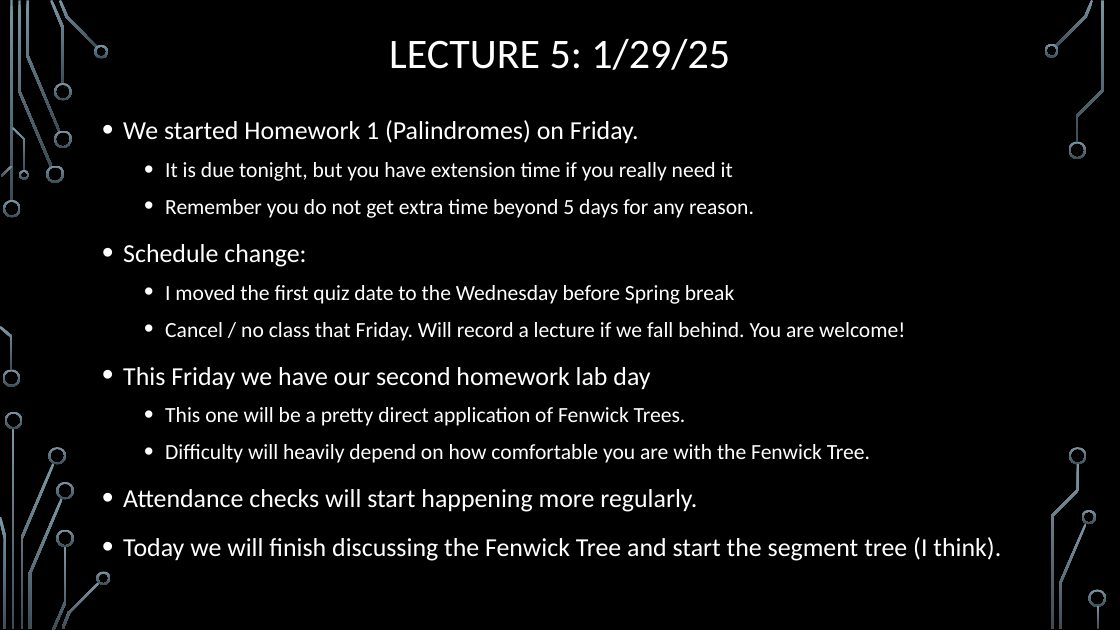
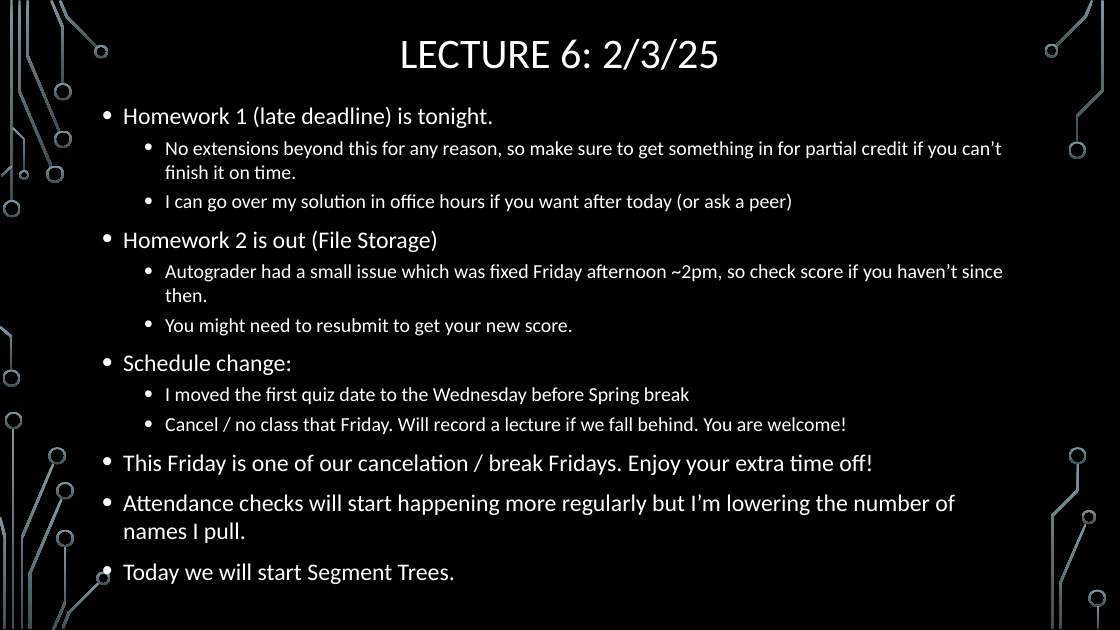
Before and after one commit to janiceeguo/advAlgo, a slide deck: slide 5 of slides/00-DailyAnnouncements.pptx. Drawn at 1120x630 pixels with LibreOffice and Linux fonts; fonts in the diff are those of the drawing; background and template pictures are left out. Boxes give left, top, right and bottom in pixels: in the first picture for what was removed or moved away, otherwise in the second. Text is boxed around its words. In the diff, an @@ line names an element or a change of style, - is before the commit and + after.

```diff
--- a/slides/00-DailyAnnouncements.pptx
+++ b/slides/00-DailyAnnouncements.pptx
@@ title at bbox=[400, 39, 719, 70]: text changed @@
-LECTURE 5: 1/29/25
+LECTURE 6: 2/3/25
@@ text at bbox=[123, 106, 1003, 336]: text changed; size 18.5 to 17 pt @@
-• We started Homework 1 (Palindromes) on Friday.
-  • It is due tonight, but you have extension time if you really need it
-  • Remember you do not get extra time beyond 5 days for any reason.
+• Homework 1 (late deadline) is tonight.
+  • No extensions beyond this for any reason, so make sure to get something in for partial credit if you can’t finish it on time.
+  • I can go over my solution in office hours if you want after today (or ask a peer)
+• Homework 2 is out (File Storage)
+  • Autograder had a small issue which was fixed Friday afternoon ~2pm, so check score if you haven’t since then.
+  • You might need to resubmit to get your new score.
@@ text at bbox=[123, 354, 846, 435]: size 22.2 to 20.4 pt in "Schedule change:"; size 18.5 to 17 pt in "I moved the first quiz date to ...", "Cancel / no class that Friday. Will ..."; line spacing 1.2 to 1 @@
@@ text at bbox=[123, 454, 955, 584]: text changed; size 22.2 to 20.4 pt @@
-• This Friday we have our second homework lab day
-  • This one will be a pretty direct application of Fenwick Trees.
-  • Difficulty will heavily depend on how comfortable you are with the Fenwick Tree.
-• Attendance checks will start happening more regularly.
-• Today we will finish discussing the Fenwick Tree and start the segment tree (I think).
+• This Friday is one of our cancelation / break Fridays. Enjoy your extra time off!
+• Attendance checks will start happening more regularly but I’m lowering the number of names I pull.
+• Today we will start Segment Trees.
```
Also in this commit, not shown: 1 other file.
